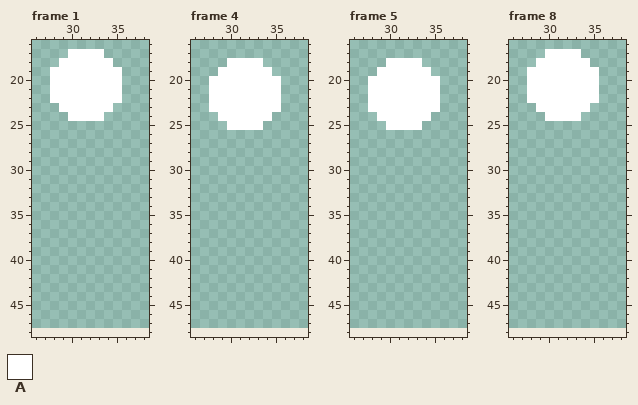
A pixel-art file gets an edit: Assets/Art/Player/Idle/Player_Idle_Up.aseprite. Above: the version before the commit.
32x32 pixels, 8 frames. Shown: frame 1: x 26..38, y 16..48; frame 4: x 26..38, y 16..48; frame 5: x 26..38, y 16..48; frame 8: x 26..38, y 16..48. The old version is drawn lined up with the new one, on the new canvas. The commit also changed other frames, which this record leaves out.
Palette (. is transparent): A #ffffff
After:
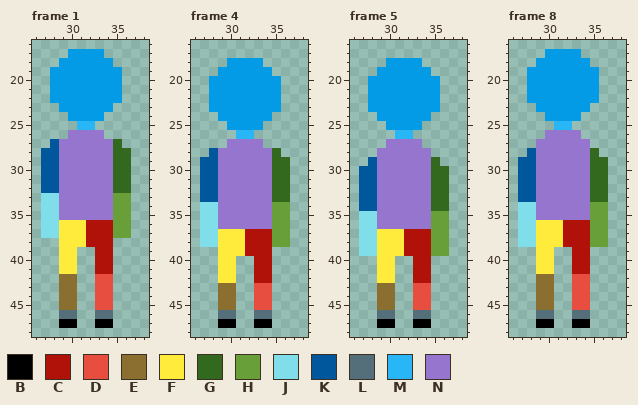
Colours new in this view: B #000000  C #b0120a  D #e84e40  E #8a6f30  F #ffeb3b  G #33691e  H #689f38  J #80deea  K #01579b  L #546e7a  M #29b6f6  N #9575cd
What changed:
canvas 32x32 -> 64x64, the old top-left corner now at 16,16
Colour A changes from #ffffff to #039be5.
Frame 1:
Colour B is added in row 47 at x 29 to 30 and 33 to 34.
Colour C is added in rows 36 to 38 at x 32 to 34; in rows 39 to 41 at x 33 to 34.
Colour D is added in rows 42 to 45 at x 33 to 34.
Colour E is added in rows 42 to 45 at x 29 to 30.
Colour F is added in rows 36 to 38 at x 29 to 31; in rows 39 to 41 at x 29 to 30.
Colour G is added in row 27 at x 35; in rows 28 to 32 at x 35 to 36.
Colour H is added in rows 33 to 37 at x 35 to 36.
Colour J is added in rows 33 to 37 at x 27 to 28.
Colour K is added in row 27 at x 28; in rows 28 to 32 at x 27 to 28.
Colour L is added in row 46 at x 29 to 30 and 33 to 34.
Colour M is added in row 25 at x 31 to 32.
Colour N is added in row 26 at x 30 to 33; in rows 27 to 35 at x 29 to 34.
Frame 4:
Colour B is added in row 47 at x 29 to 30 and 33 to 34.
Colour C is added in rows 37 to 39 at x 32 to 34; in rows 40 to 42 at x 33 to 34.
Colour D is added in rows 43 to 45 at x 33 to 34.
Colour E is added in rows 43 to 45 at x 29 to 30.
Colour F is added in rows 37 to 39 at x 29 to 31; in rows 40 to 42 at x 29 to 30.
Colour G is added in row 28 at x 35; in rows 29 to 33 at x 35 to 36.
Colour H is added in rows 34 to 38 at x 35 to 36.
Colour J is added in rows 34 to 38 at x 27 to 28.
Colour K is added in row 28 at x 28; in rows 29 to 33 at x 27 to 28.
Colour L is added in row 46 at x 29 to 30 and 33 to 34.
Colour M is added in row 26 at x 31 to 32.
Colour N is added in row 27 at x 30 to 33; in rows 28 to 36 at x 29 to 34.
Frame 5:
Colour B is added in row 47 at x 29 to 30 and 33 to 34.
Colour C is added in rows 37 to 39 at x 32 to 34; in rows 40 to 42 at x 33 to 34.
Colour D is added in rows 43 to 45 at x 33 to 34.
Colour E is added in rows 43 to 45 at x 29 to 30.
Colour F is added in rows 37 to 39 at x 29 to 31; in rows 40 to 42 at x 29 to 30.
Colour G is added in row 29 at x 35; in rows 30 to 34 at x 35 to 36.
Colour H is added in rows 35 to 39 at x 35 to 36.
Colour J is added in rows 35 to 39 at x 27 to 28.
Colour K is added in row 29 at x 28; in rows 30 to 34 at x 27 to 28.
Colour L is added in row 46 at x 29 to 30 and 33 to 34.
Colour M is added in row 26 at x 31 to 32.
Colour N is added in row 27 at x 30 to 33; in rows 28 to 36 at x 29 to 34.
Frame 8:
Colour B is added in row 47 at x 29 to 30 and 33 to 34.
Colour C is added in rows 36 to 38 at x 32 to 34; in rows 39 to 41 at x 33 to 34.
Colour D is added in rows 42 to 45 at x 33 to 34.
Colour E is added in rows 42 to 45 at x 29 to 30.
Colour F is added in rows 36 to 38 at x 29 to 31; in rows 39 to 41 at x 29 to 30.
Colour G is added in row 28 at x 35; in rows 29 to 33 at x 35 to 36.
Colour H is added in rows 34 to 38 at x 35 to 36.
Colour J is added in rows 34 to 38 at x 27 to 28.
Colour K is added in row 28 at x 28; in rows 29 to 33 at x 27 to 28.
Colour L is added in row 46 at x 29 to 30 and 33 to 34.
Colour M is added in row 25 at x 31 to 32.
Colour N is added in row 26 at x 30 to 33; in rows 27 to 35 at x 29 to 34.
Where, in picture pixels (left, top, right, bottom), the same in both pictures:
changed: (41, 49, 131, 328)
changed: (200, 58, 290, 328)
changed: (359, 58, 449, 328)
changed: (518, 49, 608, 328)
